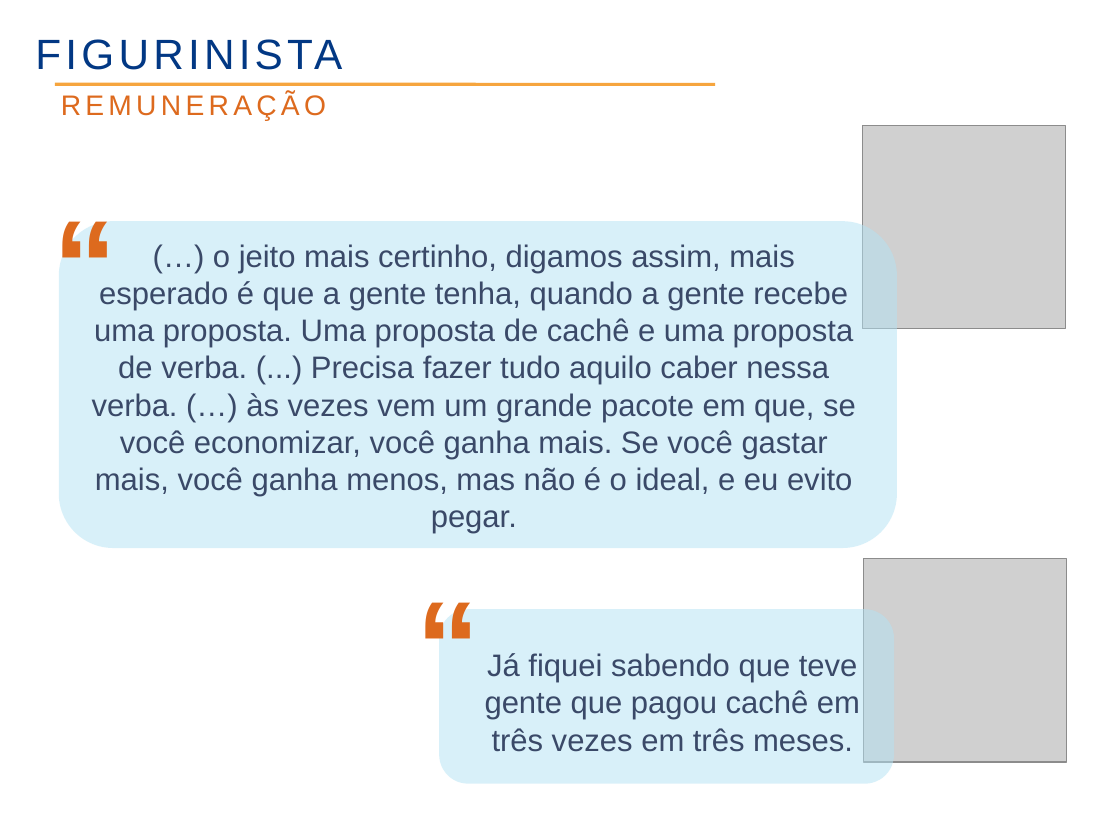
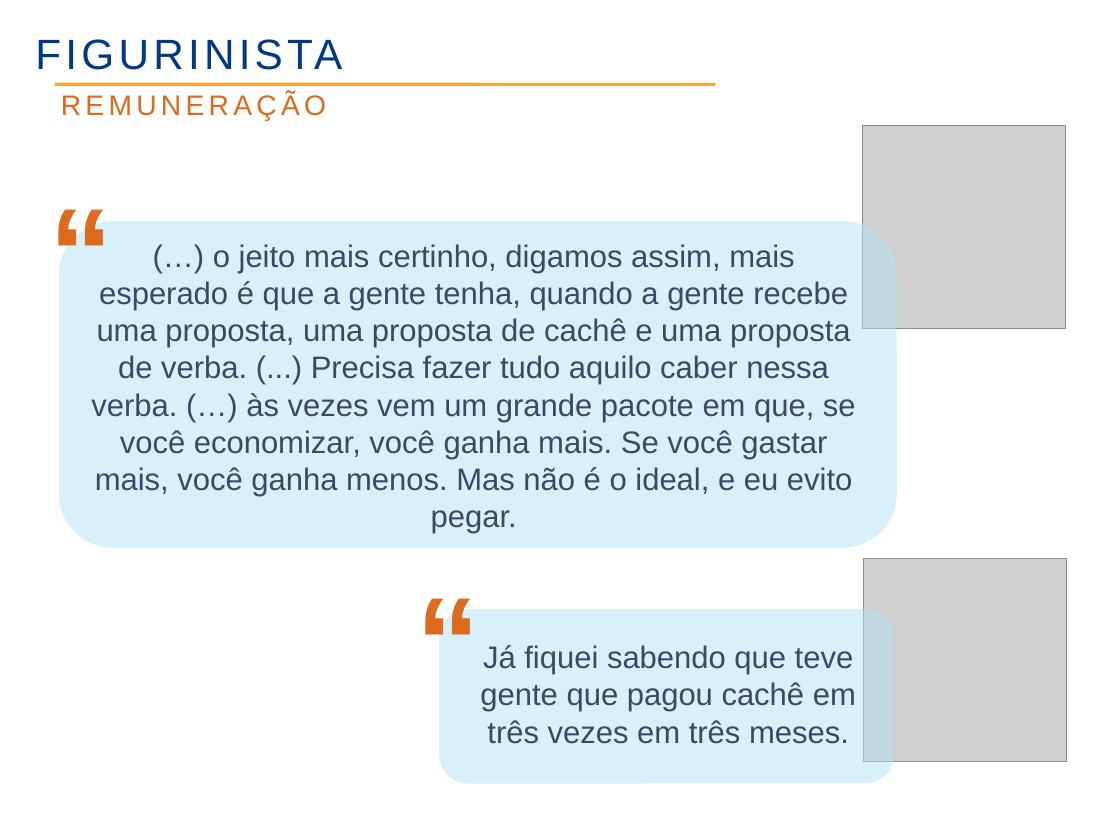
Before and after one commit to rzuquim/pos-rh, a slide deck: slide 23 of 02_abordagens_em_pot/seminario.odp (slide 21 before the commit). Drawn at 1120x840 pixels with LibreOffice and Linux fonts; fonts in the diff are those of the drawing; grey boxes stand for pictures; background and template pictures are left out. Boxes give left, top, right and bottom in pixels: in the first picture for what was removed or moved away, otherwise in the second. Text is boxed around its words. In the diff, an @@ line names an element or a change of style, - is before the commit and + after.

```diff
--- a/02_abordagens_em_pot/seminario.odp
+++ b/02_abordagens_em_pot/seminario.odp
@@ text "“" rewrapped from <box>44,178,127,330</box> to <box>40,166,123,328</box> @@
@@ text at <box>91,244,856,534</box>: text changed @@
-(…) o jeito mais certinho, digamos assim, mais esperado é que a gente tenha, quando a gente recebe uma proposta. Uma proposta de cachê e uma proposta de verba. (...) Precisa fazer tudo aquilo caber nessa verba. (…) às vezes vem um grande pacote em que, se você economizar, você ganha mais. Se você gastar mais, você ganha menos, mas não é o ideal, e eu evito pegar.
+(…) o jeito mais certinho, digamos assim, mais esperado é que a gente tenha, quando a gente recebe uma proposta, uma proposta de cachê e uma proposta de verba. (...) Precisa fazer tudo aquilo caber nessa verba. (…) às vezes vem um grande pacote em que, se você economizar, você ganha mais. Se você gastar mais, você ganha menos. Mas não é o ideal, e eu evito pegar.
@@ text "“" rewrapped from <box>407,559,490,711</box> to <box>407,555,490,718</box> @@
@@ text "Já fiquei sabendo que teve ...": place and size @@
-text "Já fiquei sabendo que teve ..." at <box>485,653,860,752</box>
+text "Já fiquei sabendo que teve ..." at <box>480,645,856,744</box>
```
Also in this commit, not shown: 18 other slides changed, 20 slides added, 5 slides removed, 7 other files.
